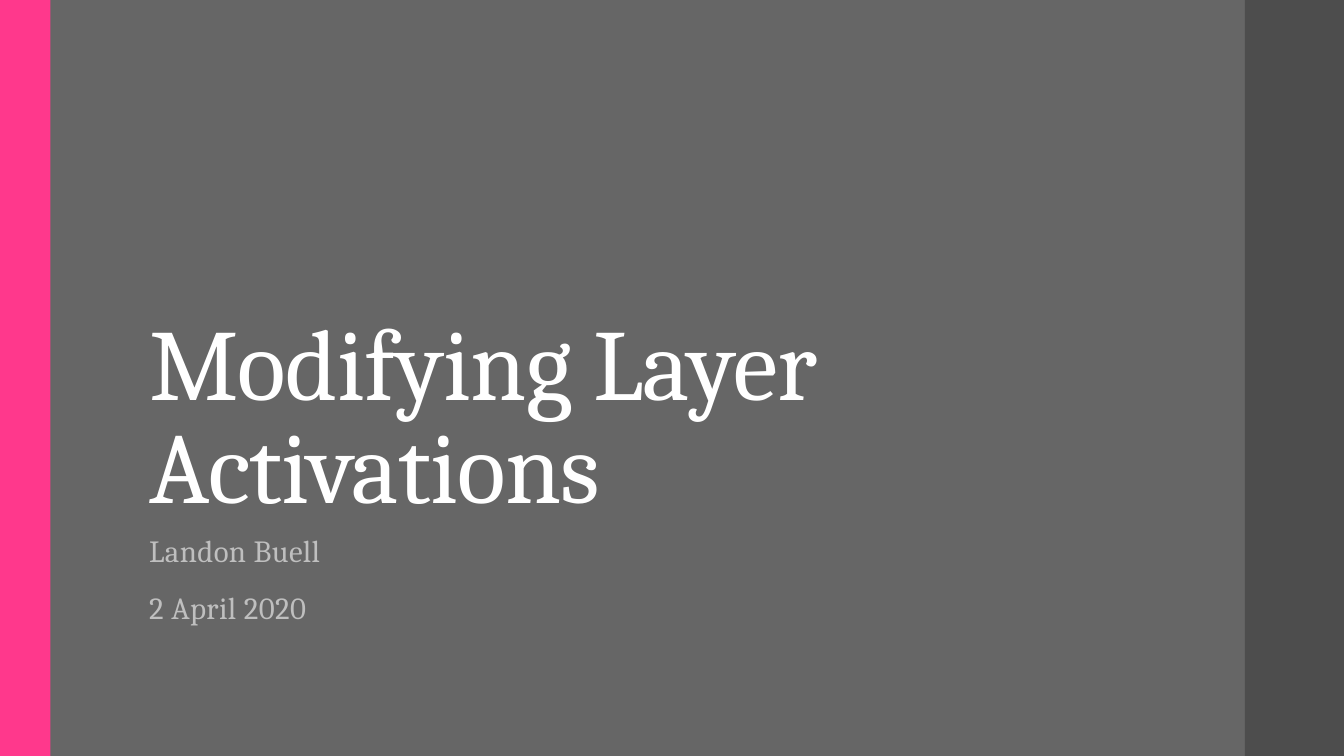
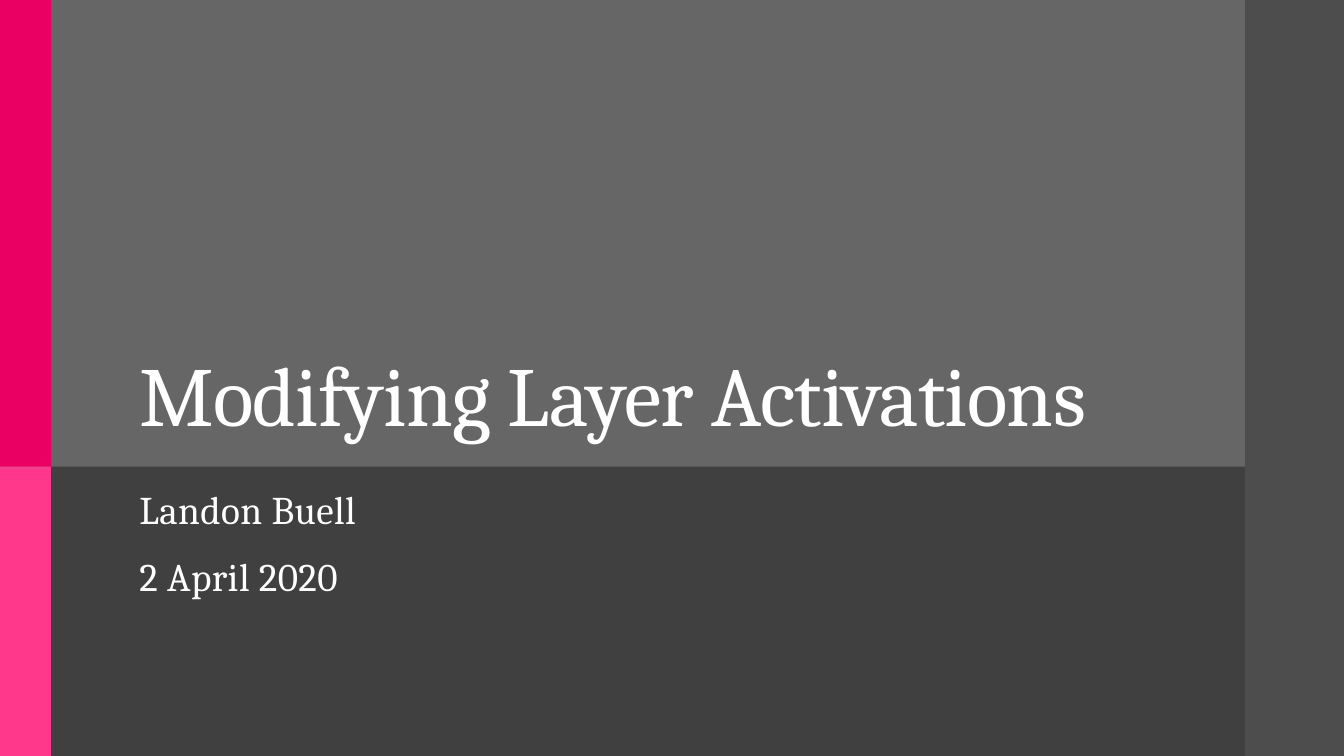
Before and after one commit to landonbuell/Convolutional-Neural-Networks, a slide deck: slide 1 of Presentations/02_04_2020/Modifying Layer Activations.pptx. Drawn at 1344x756 pixels with LibreOffice and Linux fonts; fonts in the diff are those of the drawing. Boxes give left, top, right and bottom in pixels: in the first picture for what was removed or moved away, otherwise in the second. Text is boxed around its words. In the diff, an @@ line names an element or a change of style, - is before the commit and + after.

Commit message:
1 April 2020
- Finished running first test instances
- Produced Notebook to analyze output of all classifiers
- Almost finished slideshow for 4/2

```diff
--- a/Presentations/02_04_2020/Modifying Layer Activations.pptx
+++ b/Presentations/02_04_2020/Modifying Layer Activations.pptx
@@ rectangle added at [0, 0, 1245, 756], fill #666666 @@
@@ rectangle added at [0, 0, 51, 467], fill #E90062 @@
@@ title "Modifying Layer Activations": place and size @@
-title "Modifying Layer Activations" at [149, 328, 817, 504]
+title "Modifying Layer Activations" at [139, 366, 1086, 444]
@@ title "Modifying Layer Activations" at [139, 366, 1086, 444]: size 72 to 60 pt @@
@@ rectangle added at [0, 467, 51, 756], fill #FF388C @@
@@ rectangle added at [51, 467, 1245, 756], fill #404040 @@
@@ subtitle "Landon Buell": place and size @@
-subtitle "Landon Buell" at [149, 541, 320, 626]
+subtitle "Landon Buell" at [139, 497, 356, 600]
@@ subtitle "Landon Buell" at [139, 497, 356, 600]: size 22 to 28 pt, text colour #BFBFBF to #FFFFFF @@
```
Also in this commit, not shown: 3 other slides changed, 10 slides added, 5 other files.
